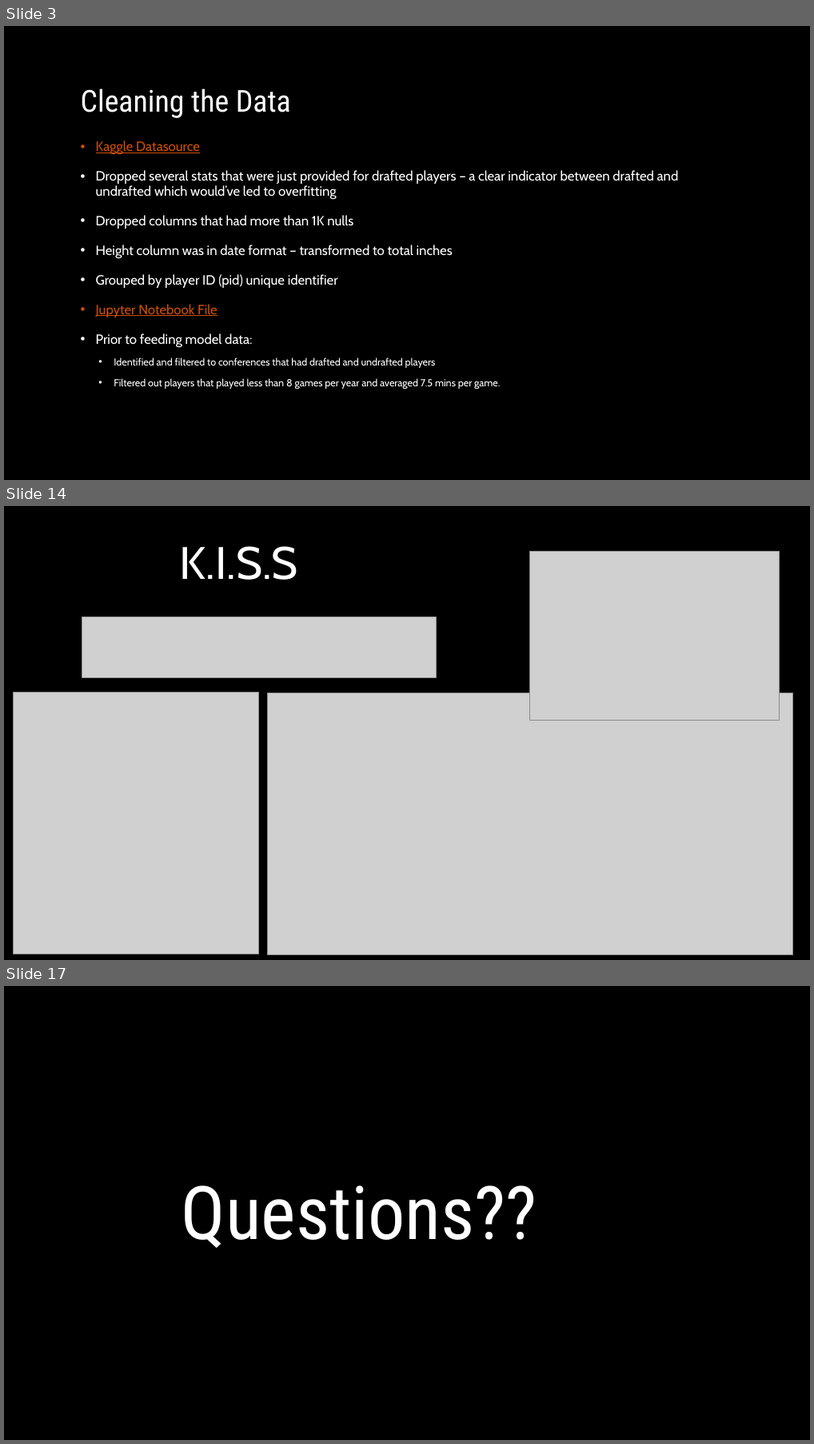
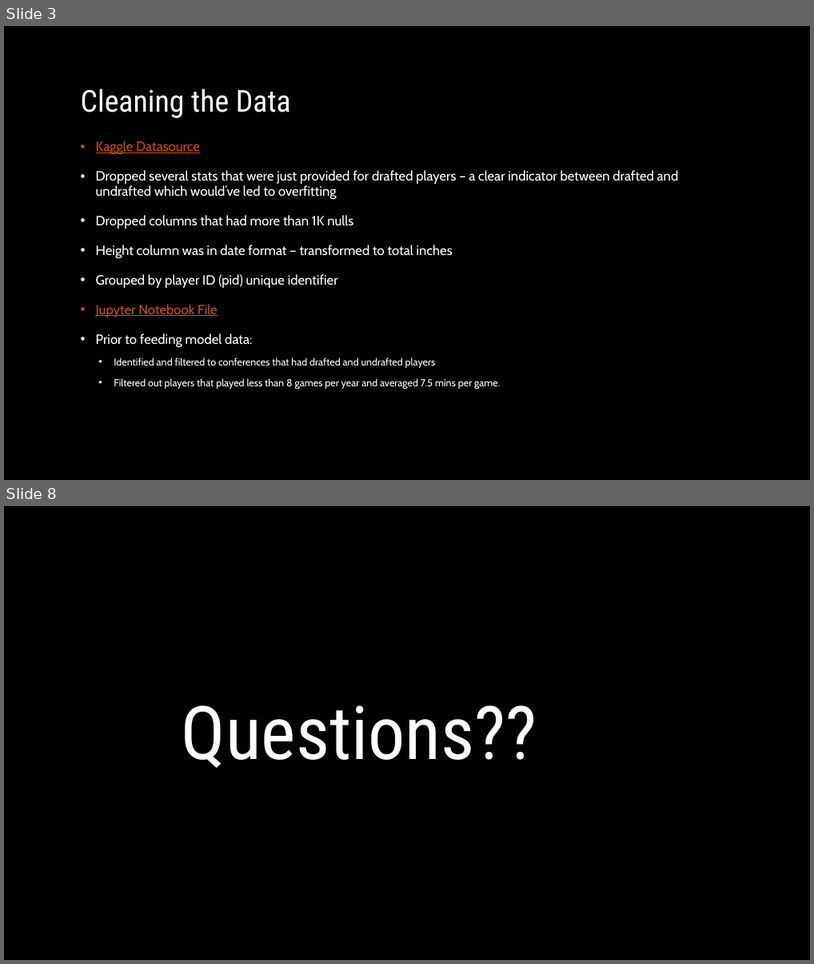
Before and after one commit to mleroseandrews/Making_the_NBA, a slide deck: Powerpoint.pptx. Shown one above the other, each under a label of ours: slides 3, 14 and 17 before the commit, slides 3 and 8 after it; the slides between them are not shown. The pictures are 814x1444 and 814x964 pixels, drawn with LibreOffice and Linux fonts; fonts in the diff are those of the drawing; grey boxes stand for pictures; background and template pictures are left out. Boxes give left, top, right and bottom in pixels: in the first picture for what was removed or moved away, otherwise in the second. Text is boxed around its words. In the diff, an @@ line names an element or a change of style, - is before the commit and + after.

```diff
--- a/Powerpoint.pptx
+++ b/Powerpoint.pptx
@@ slide 14 removed at box(4, 506, 810, 960), background picture (left out) @@
@@ text removed at box(180, 546, 298, 580) @@
-K.I.S.S
@@ picture removed at box(530, 552, 780, 720) @@
@@ picture removed at box(82, 616, 437, 677) @@
@@ picture removed at box(13, 692, 258, 954) @@
@@ picture removed at box(267, 692, 793, 954) @@
@@ what was slide 17 is now slide 8 @@
```
Also in this commit, not shown: 3 slides changed, 1 slide added, 9 other slides removed.
